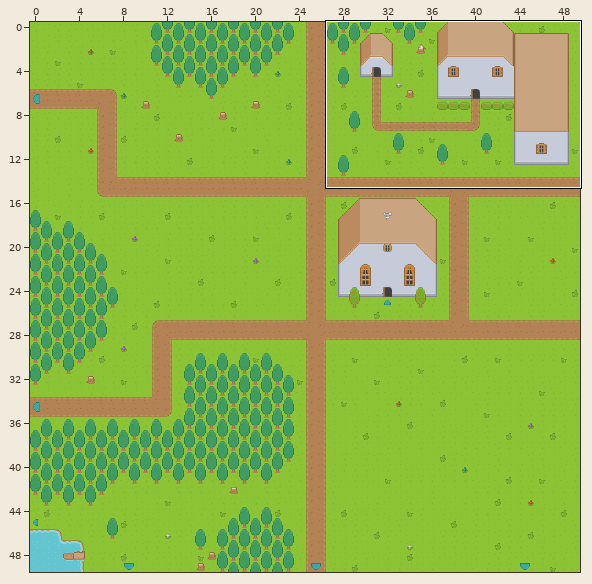
Tiled map (JSON): client/maps/The Village.json. Above, an overview of the earlier version with the close-up marked.
Close-up. First the earlier version:
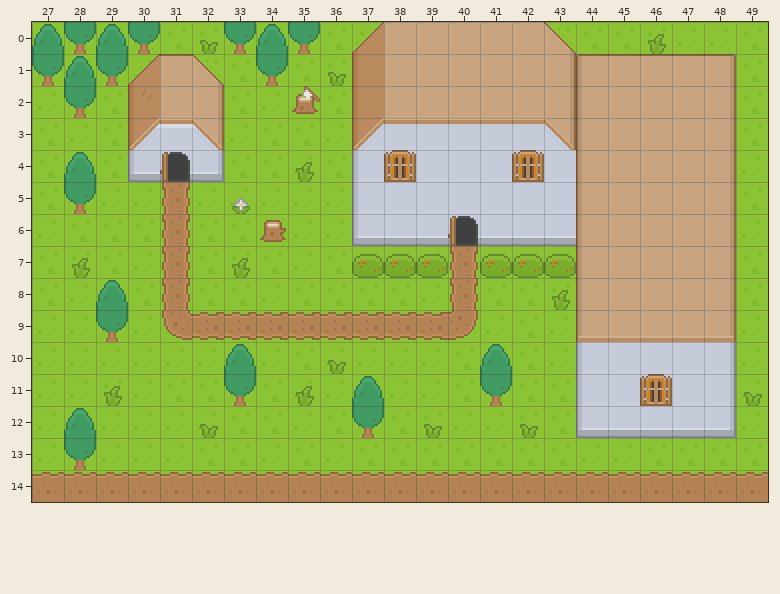
Cells are 16x16 px. Shown: x 27..49, y 0..14. Tiles whose own drawing changed are shown in their newer look in all pictures.
The same view after the edit:
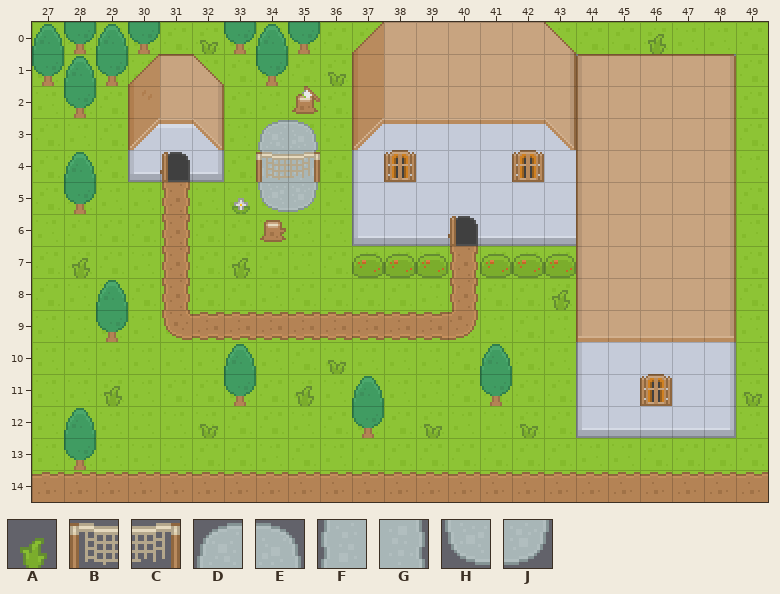
Key: from "roguelikeSheet": A 968, B 1255, C 1256, D 1297, E 1299, F 1383, G 1385, H 1469, J 1471.
_ is an empty cell.
Tiles replaced or removed in this view: A.
Changes in this commit:
Changed rows in their new state; . is an unchanged cell.
Layer "Ground Overlay":
first column x 34:
 3 DE
 4 FG
 5 HJ
Layer "Deco0":
first column x 34:
 4 BC
Boxes around the changes in both close-ups, in picture pixels (x1, y1, x2, y2):
changed: (256, 120, 320, 212)
